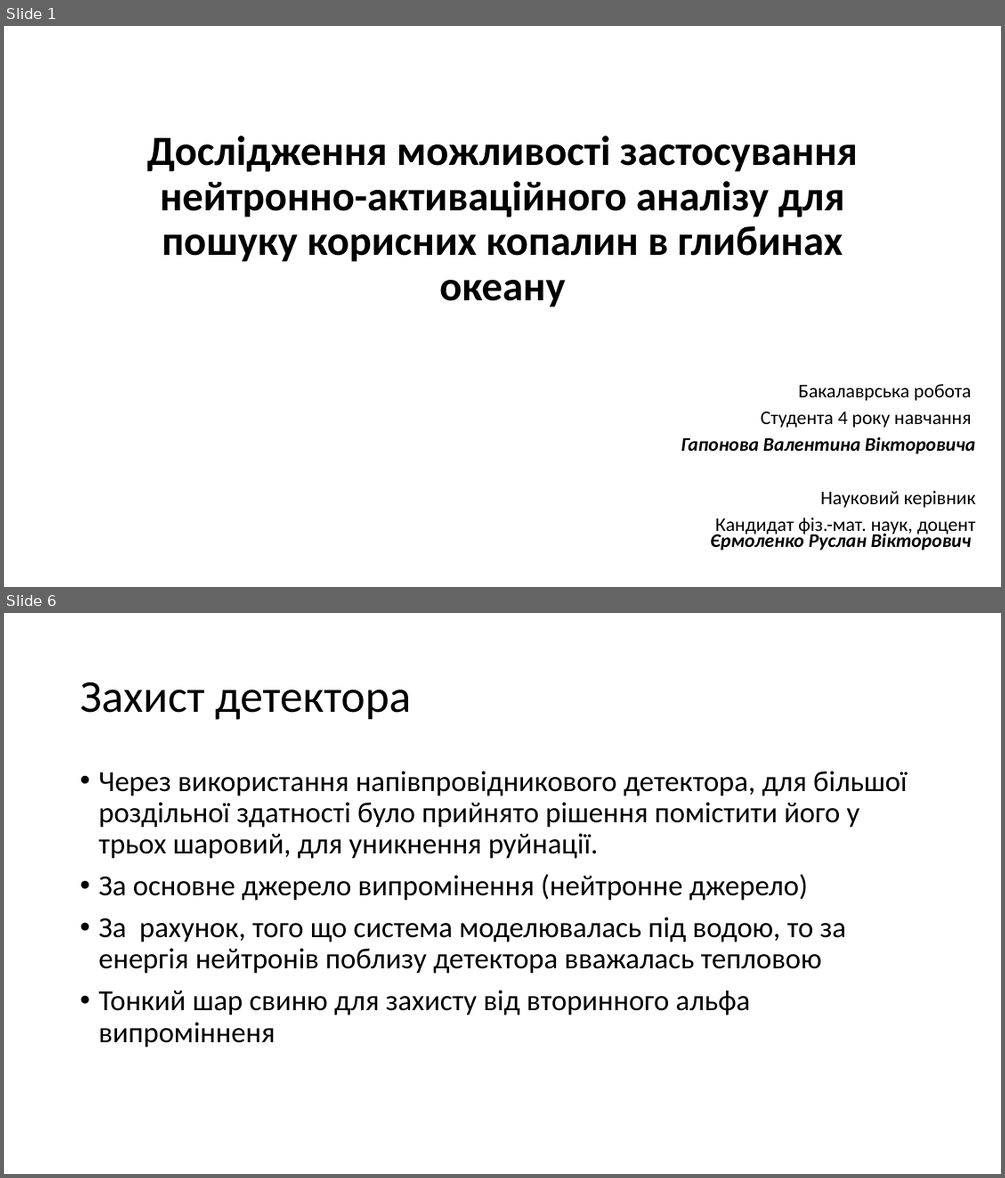
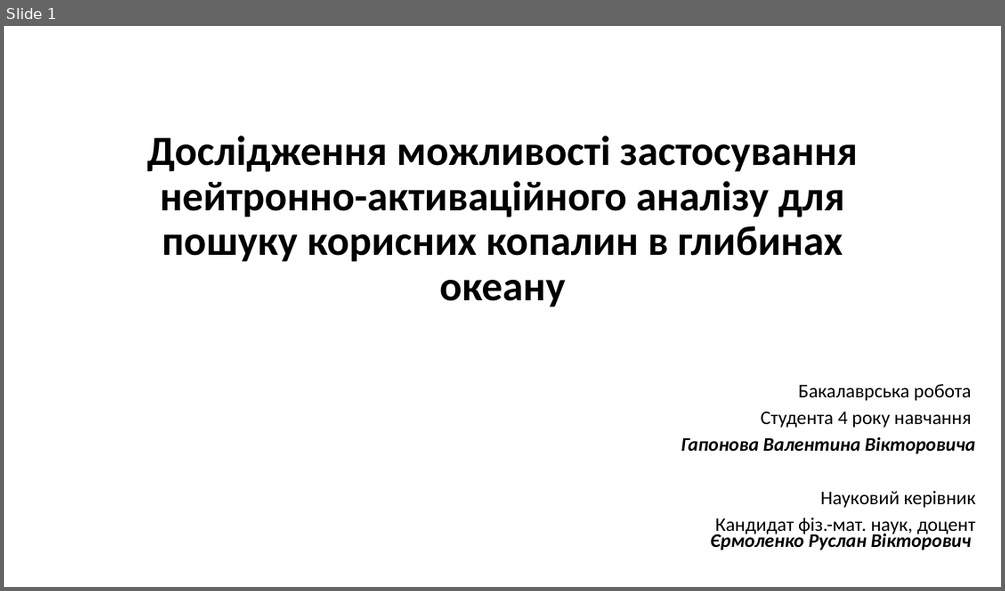
Before and after one commit to npd2020/diploms, a slide deck: v.haponov/Presentation/Valentyn_Haponov.pptx. Shown one above the other, each under a label of ours: slides 1 and 6 before the commit, slide 1 after it; the slides between them are not shown. The pictures are 1005x1178 and 1005x591 pixels, drawn with LibreOffice and Linux fonts; fonts in the diff are those of the drawing. Boxes give left, top, right and bottom in pixels: in the first picture for what was removed or moved away, otherwise in the second. Text is boxed around its words. In the diff, an @@ line names an element or a change of style, - is before the commit and + after.

```diff
--- a/v.haponov/Presentation/Valentyn_Haponov.pptx
+++ b/v.haponov/Presentation/Valentyn_Haponov.pptx
@@ slide 6 removed at <box>4,613,1001,1174</box>, background #FFFFFF @@
@@ title removed at <box>80,682,411,720</box> @@
-Захист детектора
@@ text removed at <box>98,771,906,1047</box> @@
-• Через використання напівпровідникового детектора, для більшої роздільної здатності було прийнято рішення помістити його у трьох шаровий, для уникнення руйнації.
-• За основне джерело випромінення (нейтронне джерело)
-• За рахунок, того що система моделювалась під водою, то за енергія нейтронів поблизу детектора вважалась тепловою
-• Тонкий шар свиню для захисту від вторинного альфа випромінненя
```
Also in this commit, not shown: 3 slides changed, 4 slides added, 2 other slides removed.
